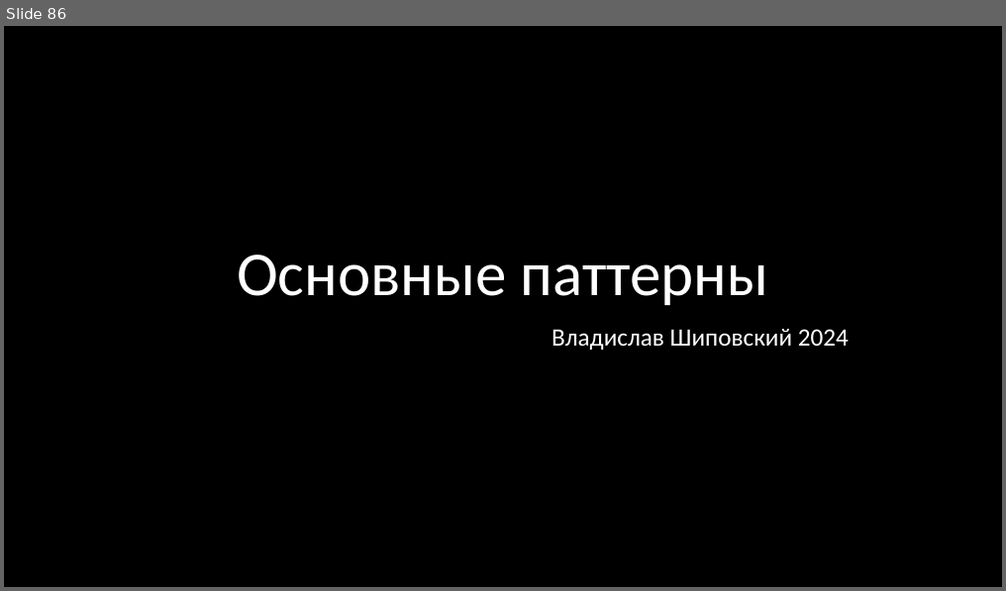
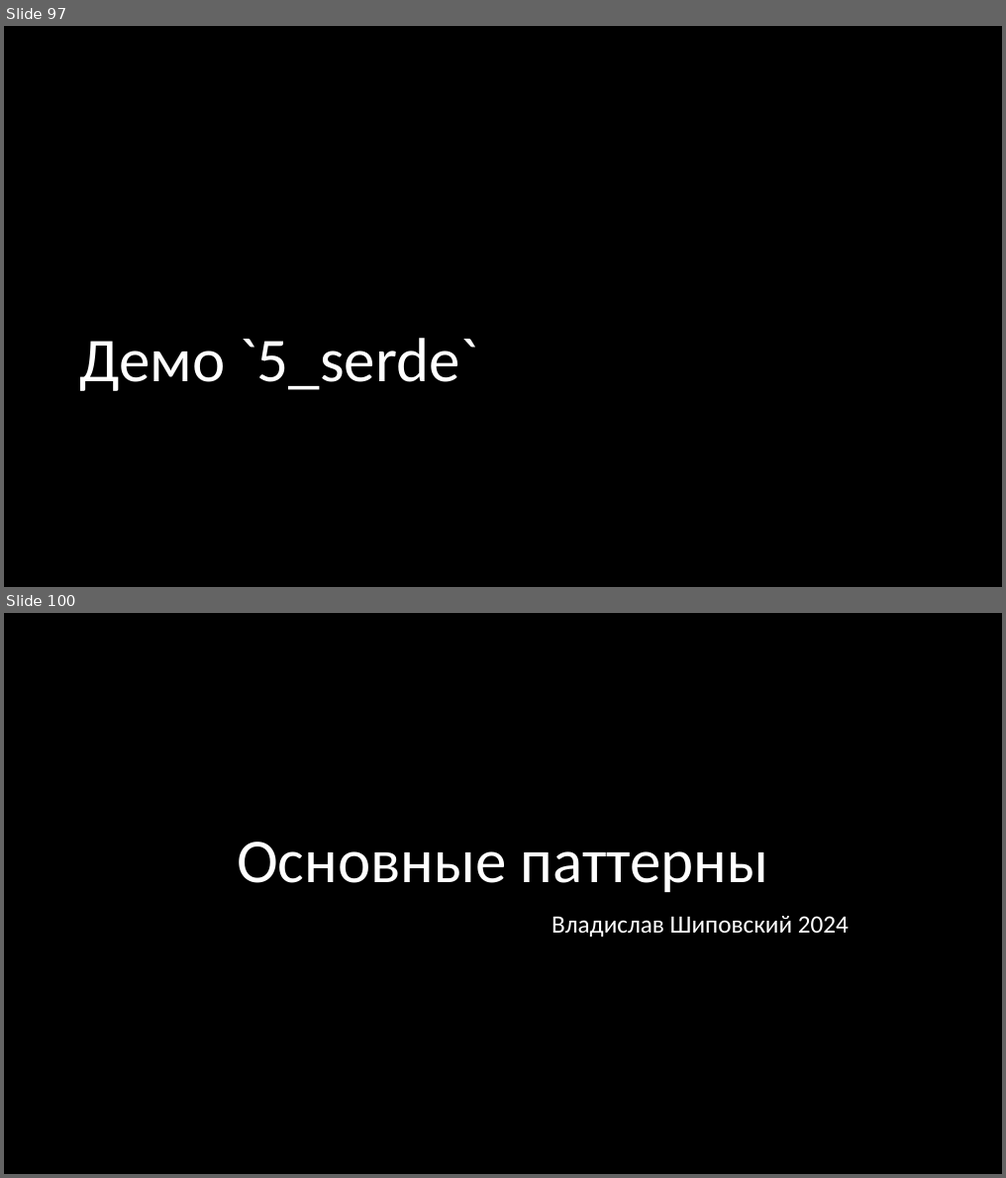
Before and after one commit to Gordon01/learn-rust, a slide deck: keynotes/Rust 2024.pptx. Shown one above the other, each under a label of ours: slide 86 before the commit, slides 97 and 100 after it; the slides between them are not shown. The pictures are 1006x591 and 1006x1178 pixels, drawn with LibreOffice and Linux fonts; fonts in the diff are those of the drawing. Boxes give left, top, right and bottom in pixels: in the first picture for what was removed or moved away, otherwise in the second. Text is boxed around its words. In the diff, an @@ line names an element or a change of style, - is before the commit and + after.

Commit message:
keynote: добавить материал про clap и serde Co-authored-by: Alexander Sergeev <etc9053@gmail.com> Co-committed-by: Alexander Sergeev <etc9053@gmail.com>

```diff
--- a/keynotes/Rust 2024.pptx
+++ b/keynotes/Rust 2024.pptx
@@ slide 97 added at (x1=4, y1=26, x2=1002, y2=587), background #000000 @@
@@ title added at (x1=79, y1=338, x2=478, y2=391), 60 pt, text #FFFFFF @@
+Демо `5_serde`
@@ what was slide 86 is now slide 100 @@
```
Also in this commit, not shown: 1 slide changed, 13 other slides added, 7 other files.
